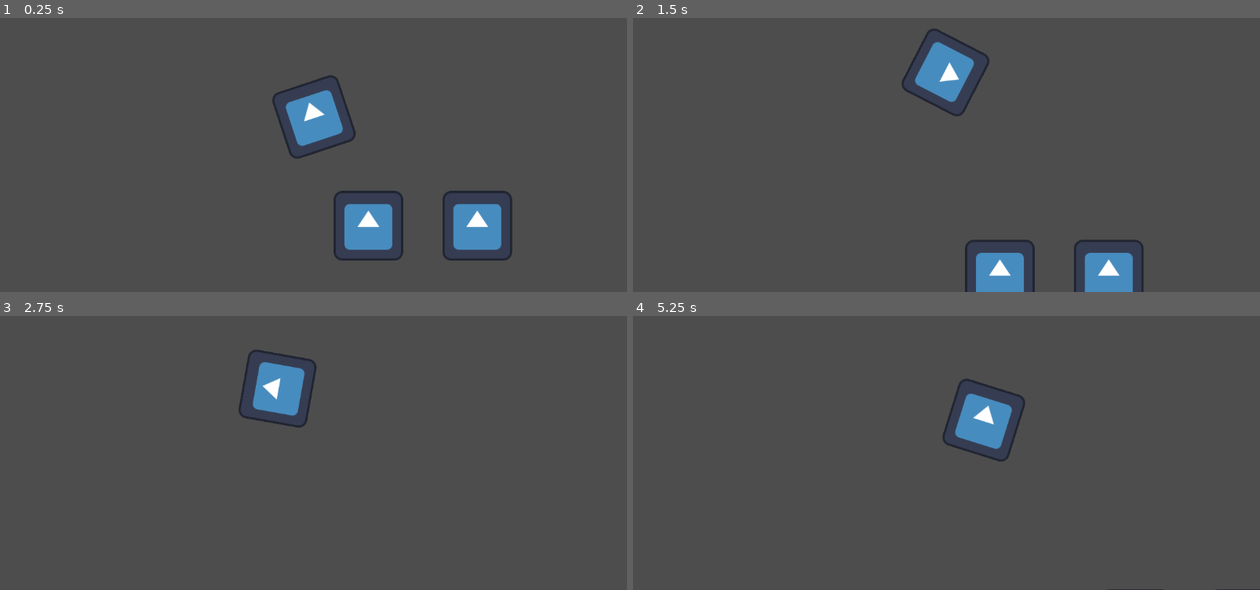
Above: before the commit, frames 1-4 (two rows, left to right).
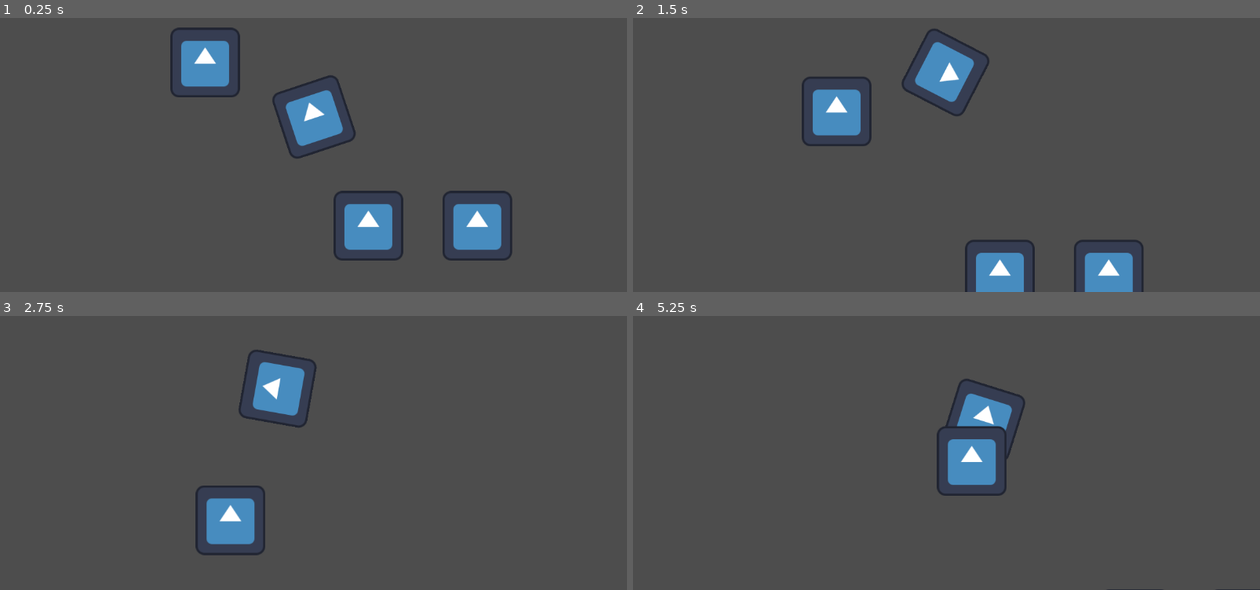
Above: after the commit, the same moments.

Repository: warriormaster12/Magnets
Game: Godot game, scene res://Test.tscn
Same seed, same stepped clock (60 frames per second), same inputs: the game is played once before the commit and once after it. The engine's default icon, where the game draws it, is replaced by a stand-in: a white triangle on a blue panel in a dark square.
Inputs (mouse positions are in pixels of both pictures, inside the frame that each line leads up to):
- Up to frame 1 (0.25 s): no input
- Up to frame 2 (1.5 s): move the mouse to (915, 185) at 0.52 s; hold Up (ui_up) from 0.53 s (still down); move the mouse to (1134, 168) at 1.27 s
- Up to frame 3 (2.75 s): move the mouse to (125, 359) at 2.02 s; release Up (ui_up) at 2.03 s; hold Left (ui_left) from 2.03 s (still down)
- Up to frame 4 (5.25 s): move the mouse to (977, 414) at 2.77 s; move the mouse to (852, 326) at 3.52 s; release Left (ui_left) at 3.53 s; hold Down (ui_down) 3.53-4.28 s; move the mouse to (1084, 395) at 4.27 s; hold Right (ui_right) 4.28-5.03 s; move the mouse to (821, 431) at 5.02 s; hold Up (ui_up) from 5.03 s (still down)

The runs differ from the first frame. In frame 1, 1.7% of the frame differs, in the area x 27-39%, y 3-29%; in frame 2, 1.6%; in frame 3, 1.7%; in frame 4, 1.9%, in the area x 48-60%, y 40-66%.

Commit message:
Plate v1

Diff:
--- a/Test.tscn
+++ b/Test.tscn
@@ -1,8 +1,9 @@
-[gd_scene load_steps=8 format=3 uid="uid://c4o2d40331tmd"]
+[gd_scene load_steps=10 format=3 uid="uid://c4o2d40331tmd"]
 
 [ext_resource type="PackedScene" uid="uid://dpd7ytv61ilth" path="res://GameObjects/player_1.tscn" id="1_k1x30"]
 [ext_resource type="Script" path="res://Scripts/interactibleScript.gd" id="3_7ewnm"]
 [ext_resource type="Texture2D" uid="uid://dvg1y8wyaa3gf" path="res://icon.svg" id="3_shjwo"]
+[ext_resource type="Script" path="res://plateScript.gd" id="4_bkuxi"]
 
 [sub_resource type="TileSet" id="TileSet_b23ip"]
 
@@ -14,6 +15,8 @@
 
 [sub_resource type="RectangleShape2D" id="RectangleShape2D_ing4o"]
 
+[sub_resource type="RectangleShape2D" id="RectangleShape2D_cdoga"]
+
 [node name="Node2D" type="Node2D"]
 
 [node name="TileMap" type="TileMap" parent="."]
@@ -24,7 +27,7 @@
 
 [node name="Player1" parent="." instance=ExtResource("1_k1x30")]
 
-[node name="Box" type="RigidBody2D" parent="."]
+[node name="Box" type="RigidBody2D" parent="." groups=["TriggersPlates"]]
 position = Vector2(300, 200)
 mass = 50.0
 inertia = 10.0
@@ -32,6 +35,8 @@
 gravity_scale = 0.0
 lock_rotation = true
 linear_damp = 5.0
+script = ExtResource("3_7ewnm")
+polarity = 2
 
 [node name="CollisionShape2D" type="CollisionShape2D" parent="Box"]
 position = Vector2(2, -1.5)
@@ -39,8 +44,6 @@
 
 [node name="Sprite2D" type="Sprite2D" parent="Box"]
 texture = ExtResource("3_shjwo")
-script = ExtResource("3_7ewnm")
-polarity = 2
 
 [node name="Wall" type="StaticBody2D" parent="."]
 position = Vector2(100, 200)
@@ -51,3 +54,13 @@
 
 [node name="Sprite2D" type="Sprite2D" parent="Wall"]
 texture = ExtResource("3_shjwo")
+
+[node name="PressurePlate" type="Area2D" parent="."]
+position = Vector2(-200, -100)
+script = ExtResource("4_bkuxi")
+
+[node name="Sprite2D" type="Sprite2D" parent="PressurePlate"]
+texture = ExtResource("3_shjwo")
+
+[node name="CollisionShape2D" type="CollisionShape2D" parent="PressurePlate"]
+shape = SubResource("RectangleShape2D_cdoga")
--- /dev/null
+++ b/plateScript.gd
@@ -0,0 +1,22 @@
+extends Area2D
+
+class_name PressurePlate
+
+var objectsToDetect = []
+
+# Called when the node enters the scene tree for the first time.
+func _ready():
+	set_collision_layer_value(0, true) # Set the collision layer(s) you want the pressure plate to interact with
+	set_collision_mask_value(0, true) # Set the collision mask(s) for the pressure plate
+	self.body_entered.connect(_on_PressurePlate_body_entered)
+	self.body_exited.connect(_on_PressurePlate_body_exited)
+
+func _on_PressurePlate_body_entered(body: Node) -> void:
+	if body.is_in_group("TriggersPlates"):
+		objectsToDetect.append(body)
+		# Handle the state change here when a specific object enters the collision area
+
+func _on_PressurePlate_body_exited(body: Node) -> void:
+	if body.is_in_group("TriggersPlates"):
+		objectsToDetect.erase(body)
+		# Handle the state change here when a specific object exits the collision area
Not shown: 1 places in GameObjects/player_1.tscn that only renumber resources
